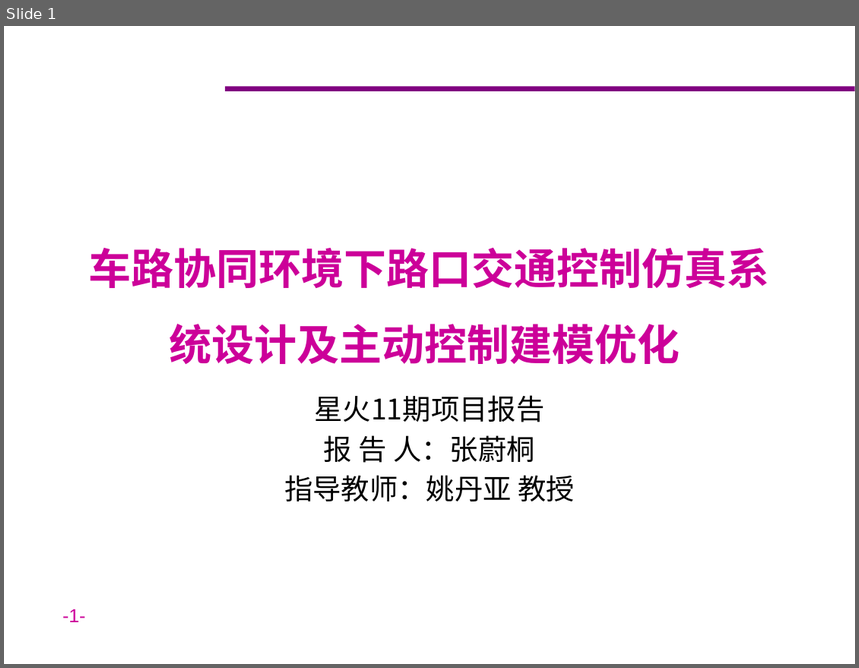
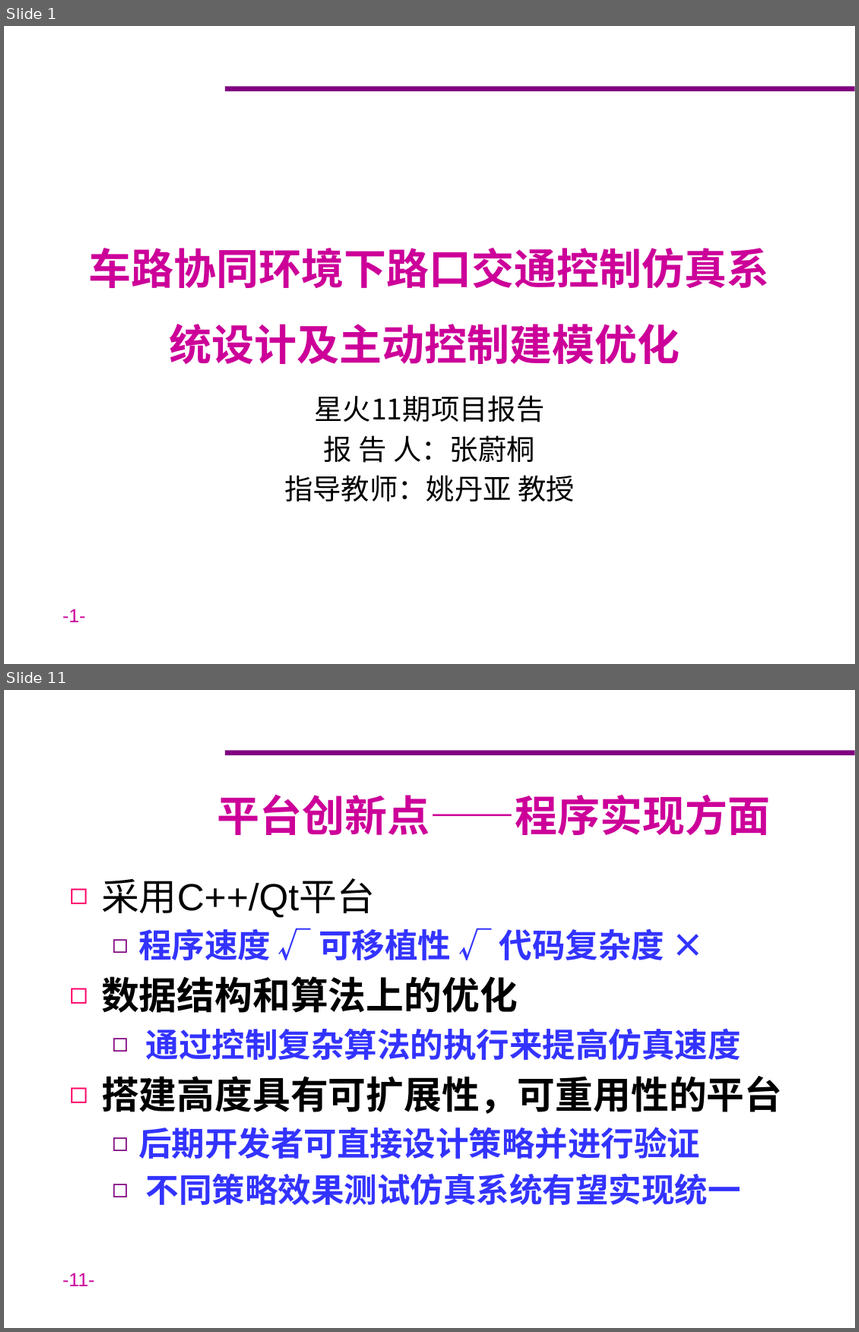
Before and after one commit to ZeroWeight/Traffic, a slide deck: pre/星火/finalreport.pptx. Shown one above the other, each under a label of ours: slide 1 before the commit, slides 1 and 11 after it; the slides between them are not shown. The pictures are 859x668 and 859x1332 pixels, drawn with LibreOffice and Linux fonts; fonts in the diff are those of the drawing; background and template pictures are left out. Boxes give left, top, right and bottom in pixels: in the first picture for what was removed or moved away, otherwise in the second. Text is boxed around its words. In the diff, an @@ line names an element or a change of style, - is before the commit and + after.

```diff
--- a/pre/星火/finalreport.pptx
+++ b/pre/星火/finalreport.pptx
@@ slide 11 added at [4, 690, 855, 1328], background #FFFFFF; not listed: 2 template elements that a slide beside it also shows @@
@@ title added at [217, 794, 770, 835], 36 pt, text #CC0099, bold @@
+平台创新点——程序实现方面
@@ text added at [101, 878, 782, 1205], 28 pt, text #3333FF, bold @@
+◻ 采用C++/Qt平台
+  ◻ 程序速度 √ 可移植性 √ 代码复杂度 ×
+◻ 数据结构和算法上的优化
+  ◻ 通过控制复杂算法的执行来提高仿真速度
+◻ 搭建高度具有可扩展性，可重用性的平台
+  ◻ 后期开发者可直接设计策略并进行验证
+  ◻ 不同策略效果测试仿真系统有望实现统一
```
Also in this commit, not shown: 19 other slides added, 1 other file.
